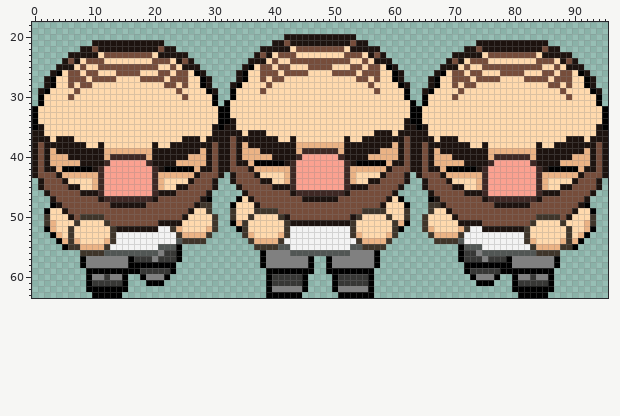
Edited in one commit: sprite sheet (assets/images/Hero_Down.png). This is how it looked before the edit.
The file is 96x64 pixels. Colours within 5 levels of each other are drawn and written as one. Shown: x 0..95, y 18..63. The old version is drawn lined up with the new one.
Now the later version:
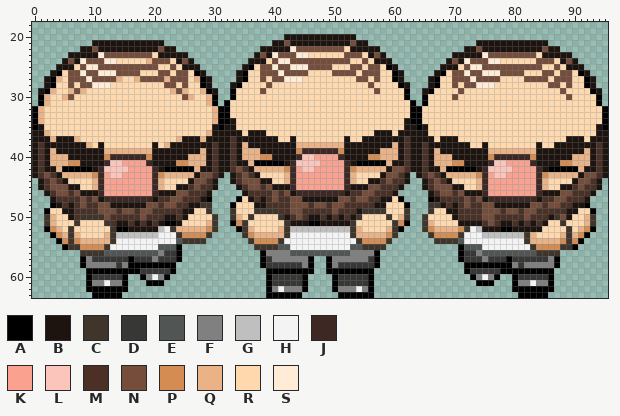
Palette (. is transparent): A #000000  B #1d130f  C #3f352a  D #373735  E #515654  F #808080  G #bfbfbf  H #f3f3f3  J #3e2824  K #fba190  L #fbc5bb  M #4a3025  N #764d3b  P #d48c52  Q #ebb385  R #ffd9ad  S #ffecd6
The edit:
whole drawing moved by +0,+8 (the old picture is shown already moved)
Changed rows in their new state; - is an unchanged pixel.
first column x 1:
22 ------------------------------------------S---------------------------------------------------
23 ----------S----------------------------S---SS-----------------------------S-------------------
24 -------S---SS-----Q---------------------SS-----------------------------S---SS-----------------
25 --------SS-----------------------------S--SSS---------------------------SS--------------------
26 -------S--SSS---------------------------S------------------------------S--SSS-----------------
27 ---Q----S----Q--Q----Q----Q--------------SSS----------------------------S---------------------
28 ---------SSS-------------------------------------------------------------SSS------------------
29 --Q--Q-Q--------------Q-Q--Q------------------------------------------------------------------
30 -Q--Q--------------------Q--Q-----------------------------------------------------------------
31 -Q--------------------------Q-----------------------------------------------------------------
32 Q----------------------------Q----------------------------------------------------------------
33 Q----------------------------Q----------------------------------------------------------------
34 Q----------------------------Q----------------------------------------------------------------
36 -Q--------------------------Q-----------------------------------------------------------------
37 --Q---Q----------------Q---Q----M----------------------------M--------------------------------
38 M-------Q------------Q-------M--M----------------------------M--M----------------------------M
39 M----------------------------M--M----------P------P----------M--M----------------------------M
40 M----------P------P----------M--M----PP-----LL---------PP----M--M----------P------P----------M
41 M----PP-----LL---------PP----M--M----------LLLL--------------M--M----PP-----LL---------PP----M
42 M----------LLLL--------------M--M-M------P--LL------P--------M--M----------LLLL--------------M
43 M-M------P--LL------P--------M---M-M------------------------M---M-M------P--LL------P--------M
44 -M-M------------------------M----M-----------------------M-MM----M-M------------------------M-
45 -M-----------------------M-MM-----M--M-------------------MMM-----M-----------------------M-MM-
46 --M--M-------------------MMM-------MMMM-M-----------MM--MMM-------M--M-------------------MMM--
47 ---MMMM-M-----------MM--MMM---------MBM-MM----------M--MMB---------MMMM-M-----------MM--MMM---
48 ----MBM-MM----------M--MMB-----------BMMMM---M--M--MMMMMB-----------MBM-MM----------M--MMB----
49 -----BMMMM---M--M--MMMMMB---------------MM--MMMMM-MMMB---------------BMMMM---M--M--MMMMMB-----
50 --Q---M-----MMMMM-MMMBBM---------Q--------M-MBBMBMBM--------Q---------MMMM--MMMMM-MMMB-----Q--
51 ------------MBBMBMBM-AA-----Q----P-----------AA-------------P----Q--------M-MBBMBMBMB---------
52 --PQ---------AA-----G---QQQQP------Q----Q-GGGGGGGGGG-Q----Q------PQQQQP--G---AA--BBB------QP--
53 ---PQ-Q----Q-GGGGGGG----PPPP-------PQQQQ--------------QQQQP-------PPPP----GGGGGGG-Q----Q-QP---
54 ----P-PQQQQ-------------------------PPPP--------------PPPP-------------------------QQQQP-P----
55 -------PPPP------------------------------------------------------------------------PPPP-------
57 ---------DDDDDD-----------------------D----------------D-----------------------DDDDDD---------
58 -------------D------------------------DDDDDD------DDDDDD------------------------D-------------
60 ---------DD-DD-----H------------------------------------------------------H-----DD-DD---------
61 ---------FFHFF------------------------------------------------------------------FFHFF---------
62 ----------------------------------------H------------H----------------------------------------
